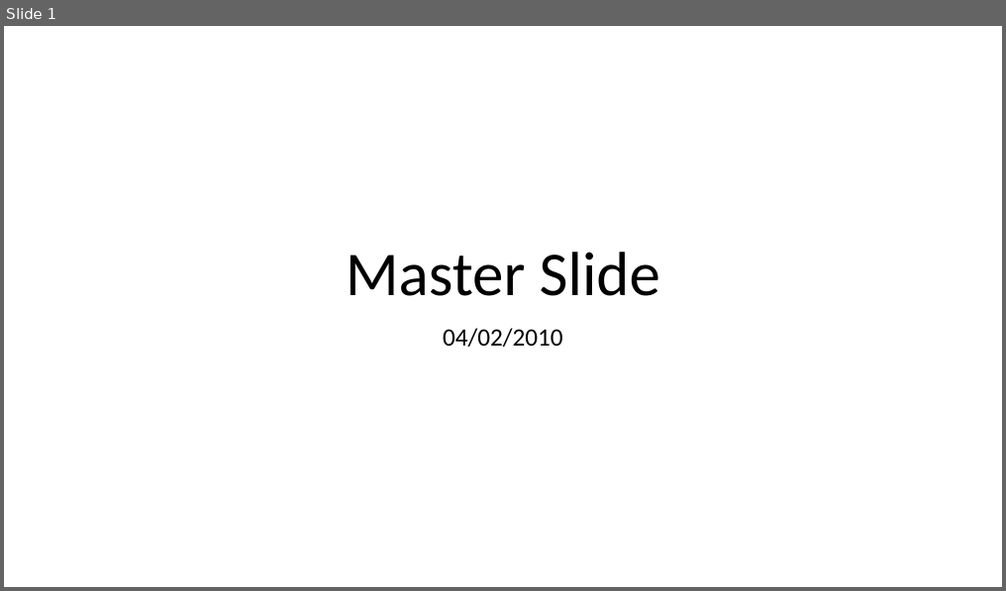
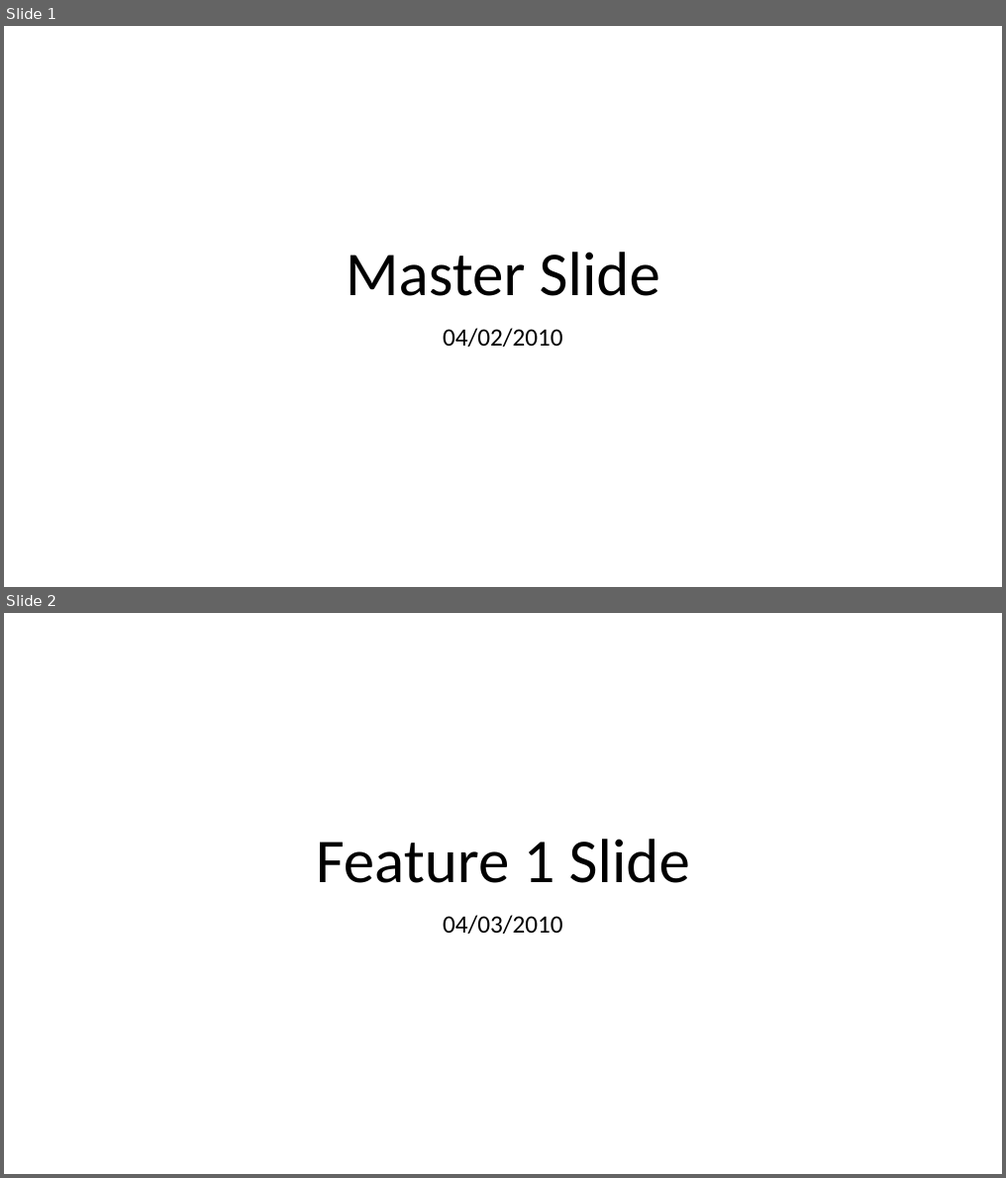
Before and after one commit to karthiqam/master, a slide deck: slide.pptx. Shown one above the other, each under a label of ours: slide 1 before the commit, slides 1 and 2 after it. The pictures are 1006x591 and 1006x1178 pixels, drawn with LibreOffice and Linux fonts; fonts in the diff are those of the drawing. Boxes give left, top, right and bottom in pixels: in the first picture for what was removed or moved away, otherwise in the second. Text is boxed around its words. In the diff, an @@ line names an element or a change of style, - is before the commit and + after.

Commit message:
Deck updated with Feature slide

```diff
--- a/slide.pptx
+++ b/slide.pptx
@@ slide 2 added at [4, 613, 1002, 1174], background #FFFFFF @@
@@ title added at [316, 839, 690, 883], 60 pt, text #000000 @@
+Feature 1 Slide
@@ subtitle added at [443, 915, 563, 934], 24 pt, text #000000 @@
+04/03/2010
```
